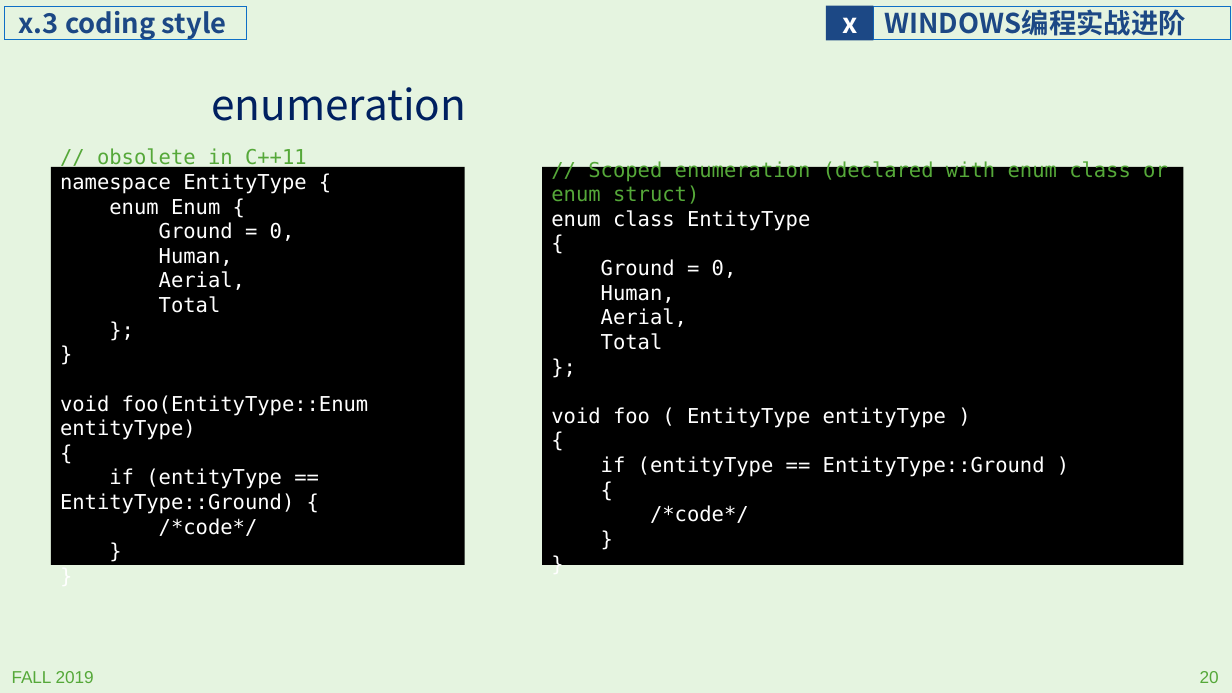
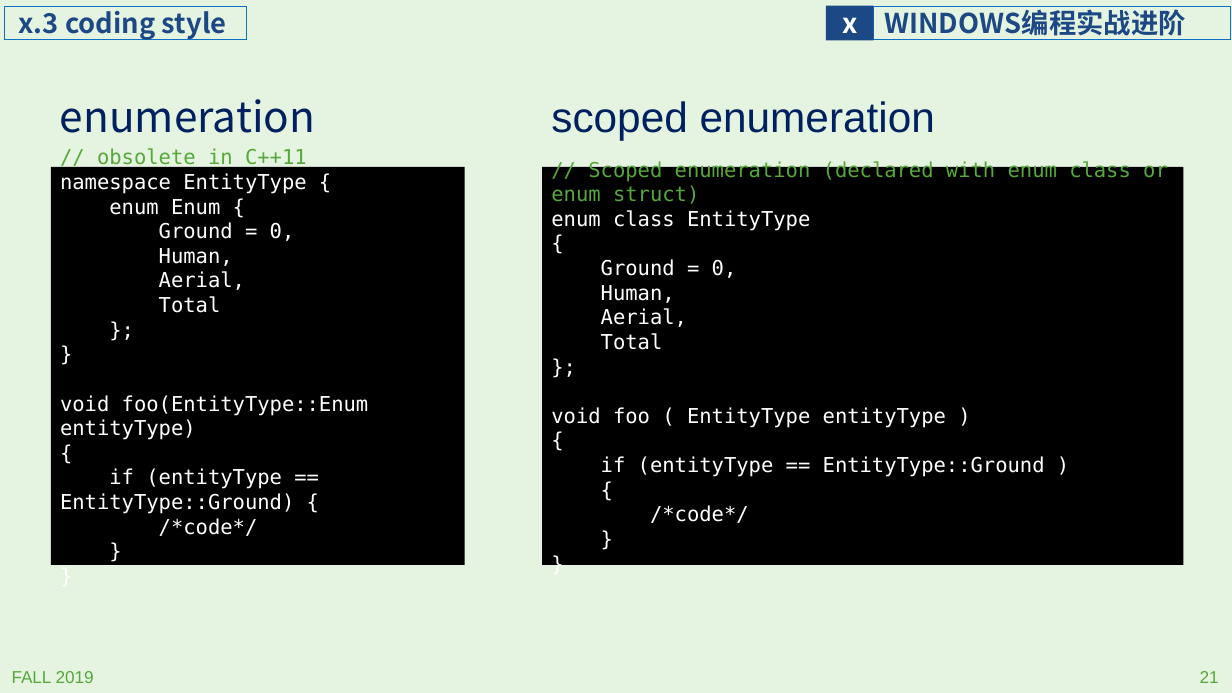
Before and after one commit to programming-windows/ppt, a slide deck: slide 21 of programmingWindows_extra.pptx (slide 20 before the commit). Drawn at 1232x693 pixels with LibreOffice and Linux fonts; fonts in the diff are those of the drawing. Boxes give left, top, right and bottom in pixels: in the first picture for what was removed or moved away, otherwise in the second. Text is boxed around its words. In the diff, an @@ line names an element or a change of style, - is before the commit and + after.

```diff
--- a/programmingWindows_extra.pptx
+++ b/programmingWindows_extra.pptx
@@ text "enumeration": place and size @@
-text "enumeration" at [211, 87, 466, 121]
+text "enumeration" at [60, 99, 315, 133]
@@ text added at [551, 101, 935, 141], 33 pt, text #002060 @@
+scoped enumeration
@@ page number at [1200, 671, 1219, 683]: text changed @@
-20
+21
```
Also in this commit, not shown: 1 other slide changed, 3 slides added, 1 slide removed.
